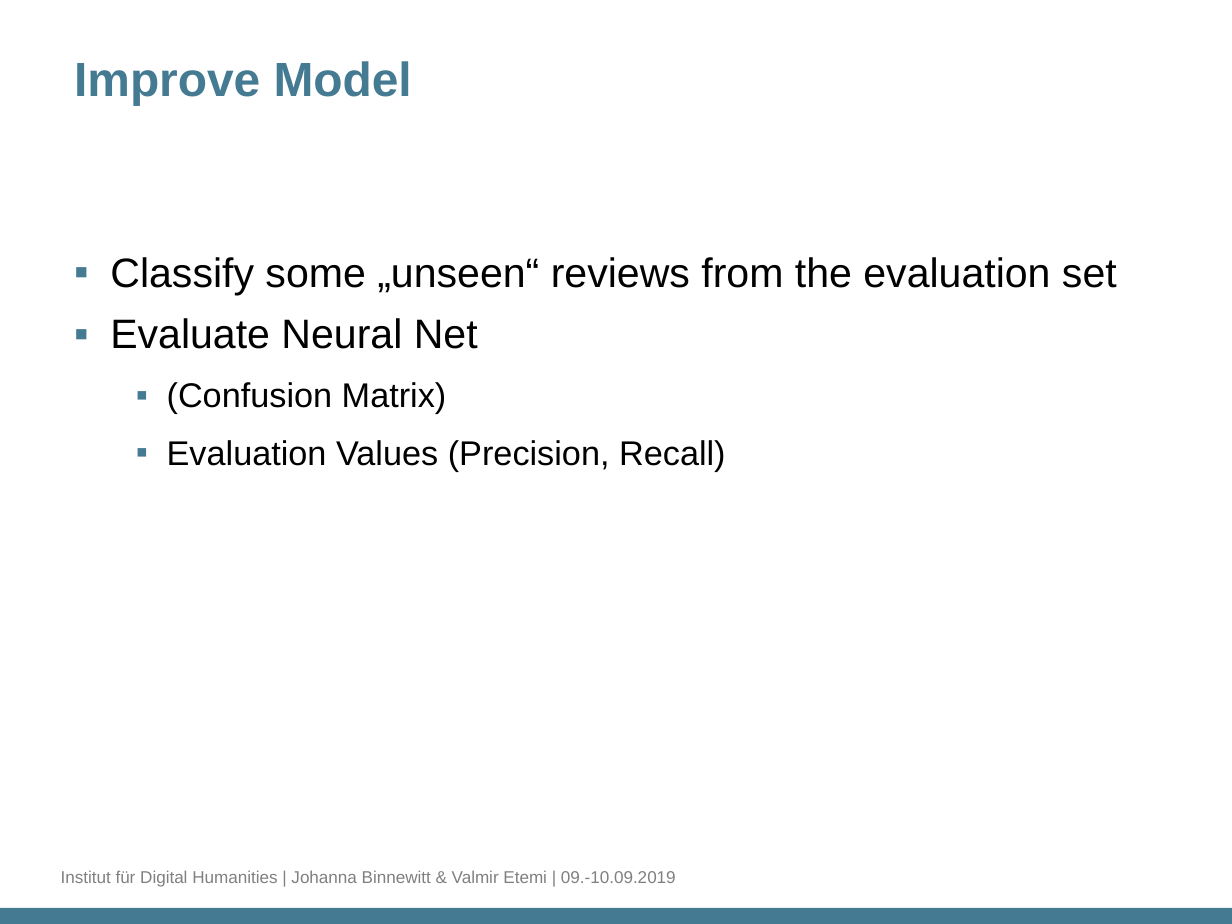
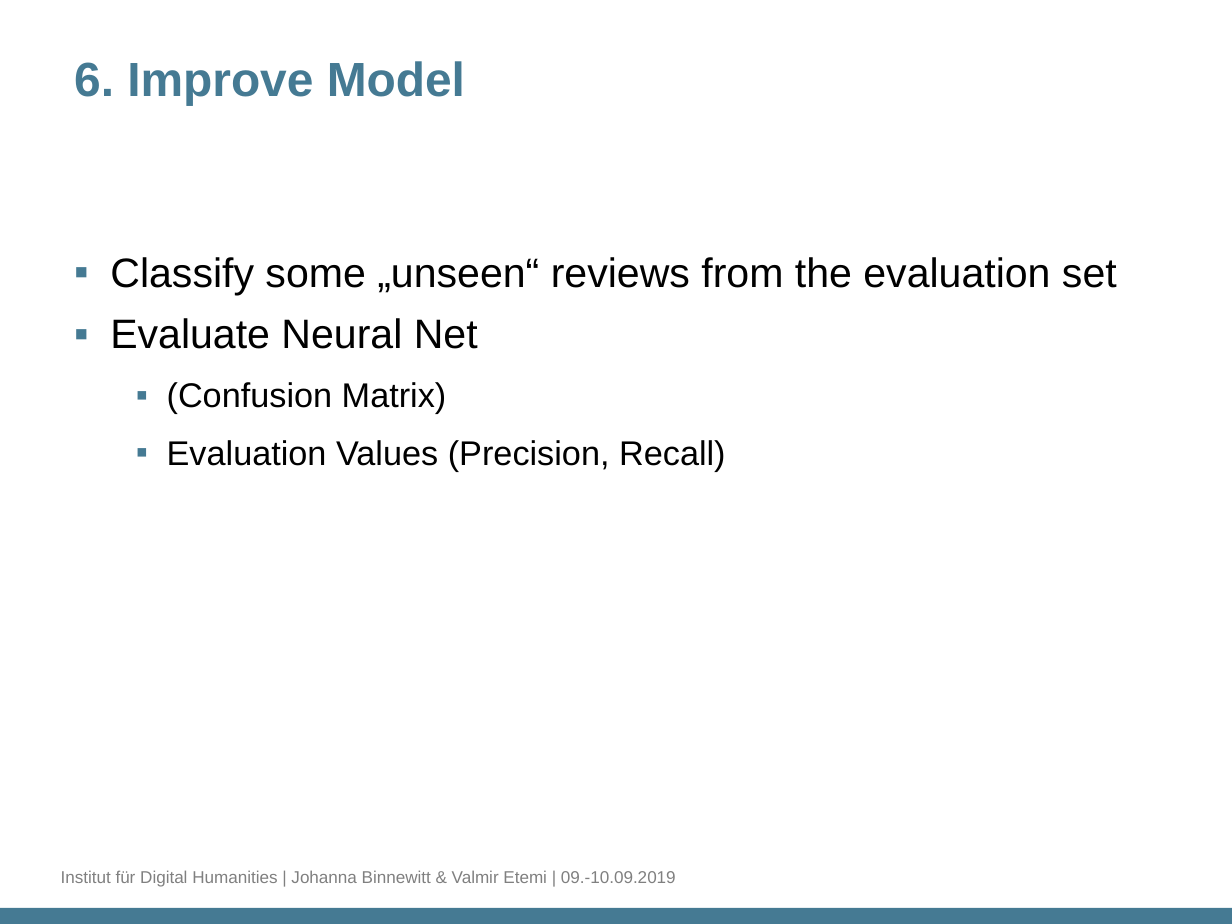
Before and after one commit to DH-Cologne/SummerSchool2019, a slide deck: slide 9 of docs/HandsOn-Text_Classification.pptx (slide 7 before the commit). Drawn at 1232x924 pixels with LibreOffice and Linux fonts; fonts in the diff are those of the drawing; background and template pictures are left out. Boxes give left, top, right and bottom in pixels: in the first picture for what was removed or moved away, otherwise in the second. Text is boxed around its words. In the diff, an @@ line names an element or a change of style, - is before the commit and + after.

Commit message:
Model Serialization

```diff
--- a/docs/HandsOn-Text_Classification.pptx
+++ b/docs/HandsOn-Text_Classification.pptx
@@ title at (74, 61, 465, 105): text changed @@
-Improve Model
+6. Improve Model
```
Also in this commit, not shown: 5 other slides changed, 2 slides added, 13 other files.
